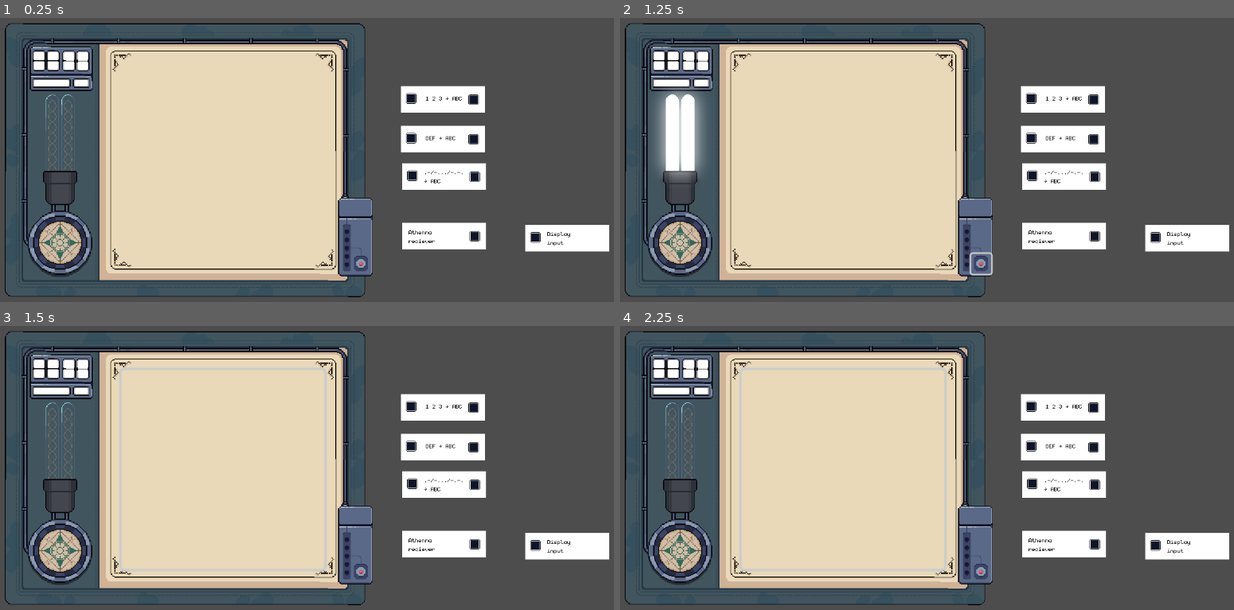
Above: before the commit, frames 1-4 (two rows, left to right).
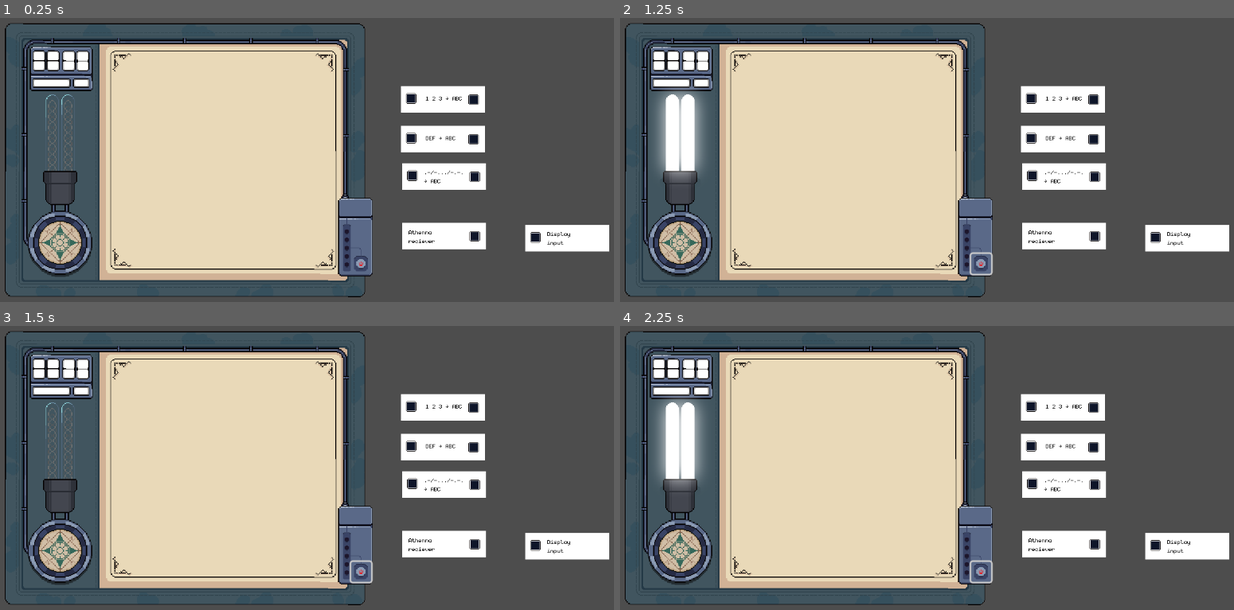
Above: after the commit, the same moments.

Repository: Limit-sest/wiretap
Game: Godot game, scene res://main.tscn
Same seed, same stepped clock (60 frames per second), same inputs: the game is played once before the commit and once after it.
Inputs (mouse positions are in pixels of both pictures, inside the frame that each line leads up to):
- Up to frame 1 (0.25 s): no input
- Up to frame 2 (1.25 s): click (982, 265) at 0.5 s
- Up to frame 3 (1.5 s): tap Enter at 1.25 s; move the mouse to (221, 470) at 1.27 s; hold Right from 1.28 s (still down); tap Alt at 1.35 s; click (221, 470) at 1.42 s
- Up to frame 4 (2.25 s): tap Space at 2 s; move the mouse to (1031, 405) at 2.02 s; release Right at 2.03 s; hold Down from 2.03 s (still down); tap Shift at 2.1 s; click (1031, 405) at 2.17 s

Frames 1-2 are identical in both runs. In frame 3, 0.8% of the frame differs, in the area x 19-61%, y 14-91%; in frame 4, 3.1%, in the area x 5-61%, y 14-91%.

Commit message:
Print decoded text to tty

Diff:
--- a/main.tscn
+++ b/main.tscn
@@ -16,6 +16,7 @@
 [node name="Camera2D" type="Camera2D" parent="."]
 
 [node name="tty" parent="." instance=ExtResource("1_ig7tw")]
+unique_name_in_owner = true
 position = Vector2(-576, -324)
 
 [node name="Numbers" type="Polygon2D" parent="."]
@@ -191,6 +192,7 @@
 texture = ExtResource("4_lquwl")
 
 [node name="Signal send" type="Timer" parent="."]
+wait_time = 2.5
 autostart = true
 
 [connection signal="input_event" from="Numbers/Input" to="Numbers/Input" method="_on_input_event"]
--- a/scripts/signal_manager.gd
+++ b/scripts/signal_manager.gd
@@ -26,7 +26,7 @@
 		if !next_node:
 			break
 		elif next_node.get_parent().name == "Display":
-			print(working_string)
+			%"tty/Main panel/tty".print_tty(working_string)
 		var linked_port = _get_linked_port(next_node)
 		current_node = linked_port[0]
 		if !current_node: break
--- a/scripts/tty.gd
+++ b/scripts/tty.gd
@@ -1,20 +1,19 @@
 extends RichTextLabel
 
-var enabled_decipher = false
-var print_text = "Cheeeeeeeeeeeeeeeeeese"
+@onready var string_print = ""
+@onready var print_index = -1
 
-func _on_button_toggled(toggled_on: bool) -> void:
-	enabled_decipher = toggled_on
+func print_tty(string: String) -> void:
+	if print_index == -1:
+		string_print = string
+		append_text("\n\n")
+		print_index = 0
 
-#func rand_str(input: String) -> String:
-	#var chars = "abcdefghijklmnopqrstuvwxyz-"
-	#var random_string = ""
-	#for i in range(input.length()):
-		#random_string += chars[randi() % chars.length()]
-	#return random_string
+#func _on_button_toggled(toggled_on: bool) -> void:
+	#pass
 
-func _on_timer_timeout() -> void:
-	if enabled_decipher:
-		append_text("\n"+print_text)
-	#else:
-		#append_text("\n"+rand_str(print_text))
+func _process(_delta: float) -> void:
+	if print_index != -1:
+		append_text(string_print[print_index])
+		print_index += 1
+		if print_index >= string_print.length(): print_index = -1
--- a/tty.tscn
+++ b/tty.tscn
@@ -19,22 +19,20 @@
 [node name="tty" type="RichTextLabel" parent="Main panel"]
 offset_left = -77.0
 offset_top = -119.0
-offset_right = 85.888885
-offset_bottom = 41.22223
-scale = Vector2(1.5, 1.5)
-focus_mode = 2
+offset_right = 128.27777
+offset_bottom = 79.05554
+scale = Vector2(1.2, 1.2)
 theme_override_colors/default_color = Color(0, 0, 0, 1)
 theme_override_fonts/normal_font = ExtResource("3_sjsyk")
 theme_override_font_sizes/normal_font_size = 16
 bbcode_enabled = true
 scroll_active = false
 scroll_following = true
-selection_enabled = true
 script = ExtResource("4_f1to4")
 
 [node name="Timer" type="Timer" parent="Main panel/tty"]
-wait_time = 1.5
-autostart = true
+unique_name_in_owner = true
+wait_time = 0.009999999999999998
 
 [node name="Button" type="Button" parent="Main panel"]
 offset_left = 199.99998
